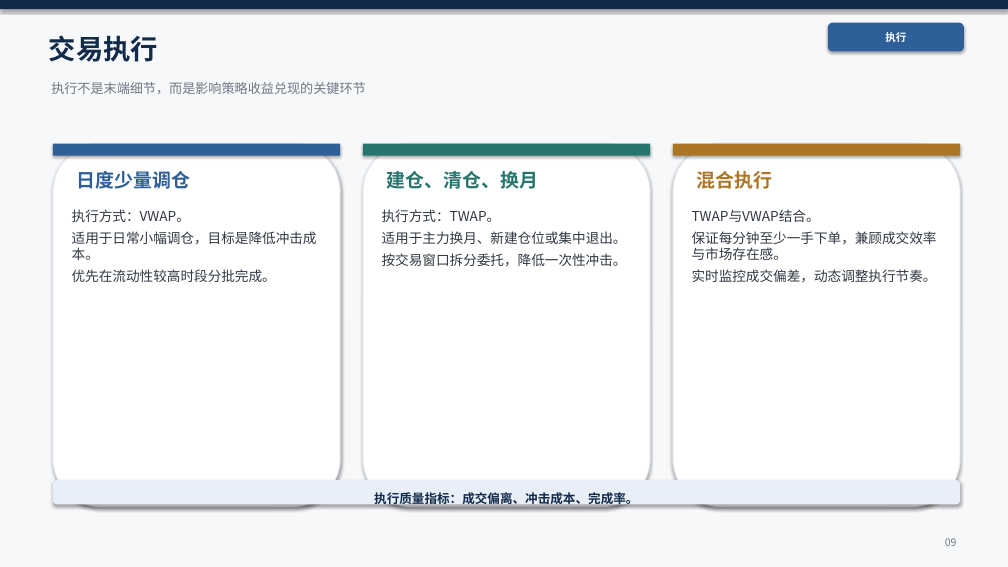
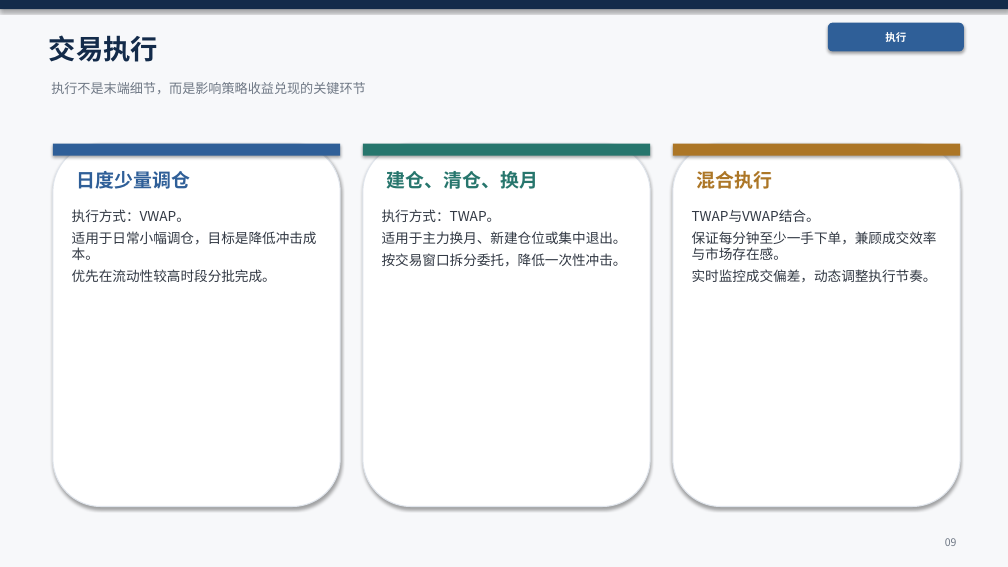
Before and after one commit to KevinSherry2016/CTA, a slide deck: slide 9 of CTA投研框架_10页_精修_v8_tmp.pptx. Drawn at 1008x567 pixels with LibreOffice and Linux fonts; fonts in the diff are those of the drawing. Boxes give left, top, right and bottom in pixels: in the first picture for what was removed or moved away, otherwise in the second. Text is boxed around its words. In the diff, an @@ line names an element or a change of style, - is before the commit and + after.

```diff
--- a/CTA投研框架_10页_精修_v8_tmp.pptx
+++ b/CTA投研框架_10页_精修_v8_tmp.pptx
@@ rounded rectangle removed at [53, 480, 960, 504] @@
@@ text removed at [374, 490, 638, 507] @@
-执行质量指标：成交偏离、冲击成本、完成率。
```
Also in this commit, not shown: 8 other slides changed, 1 other file.
